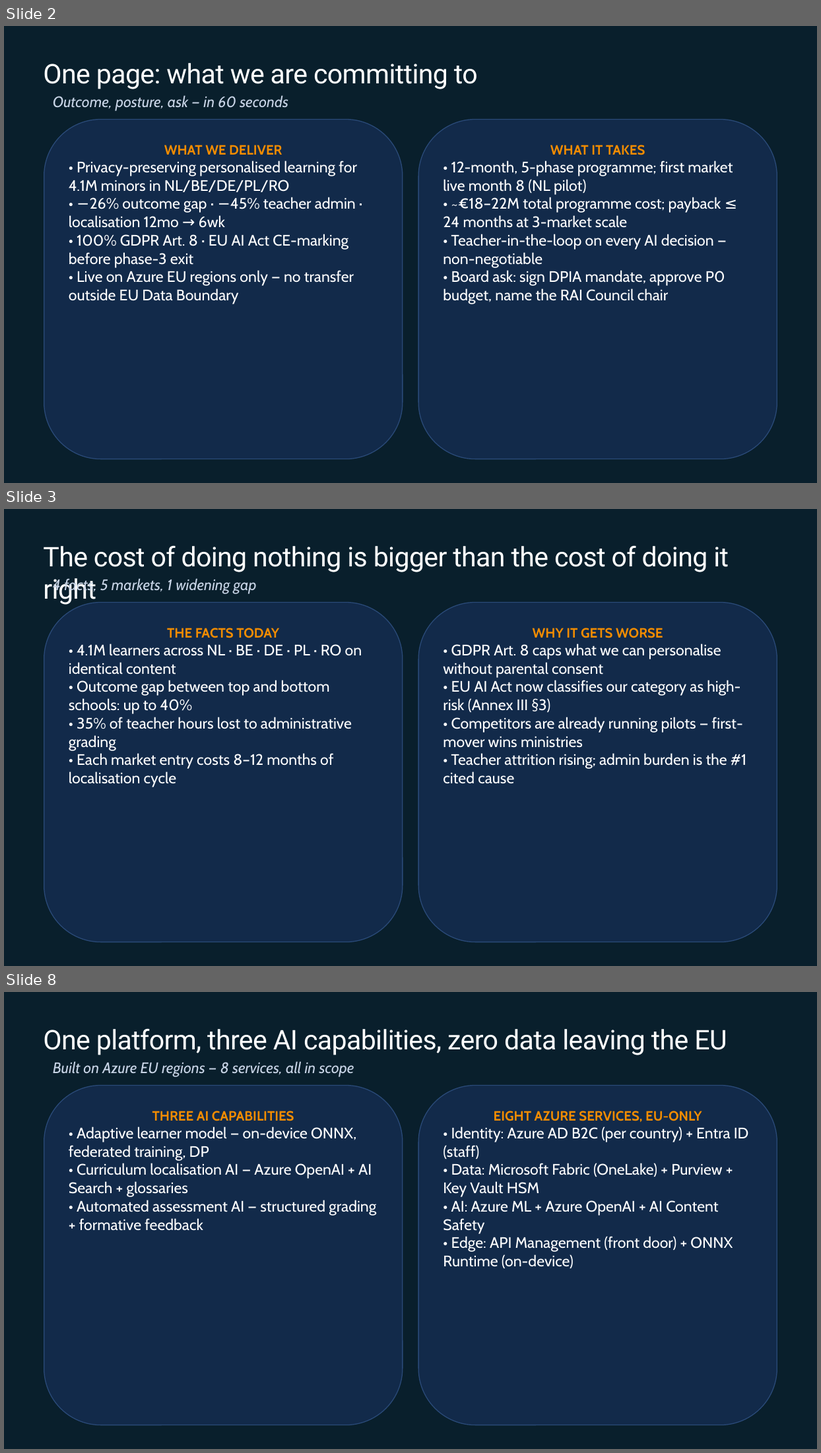
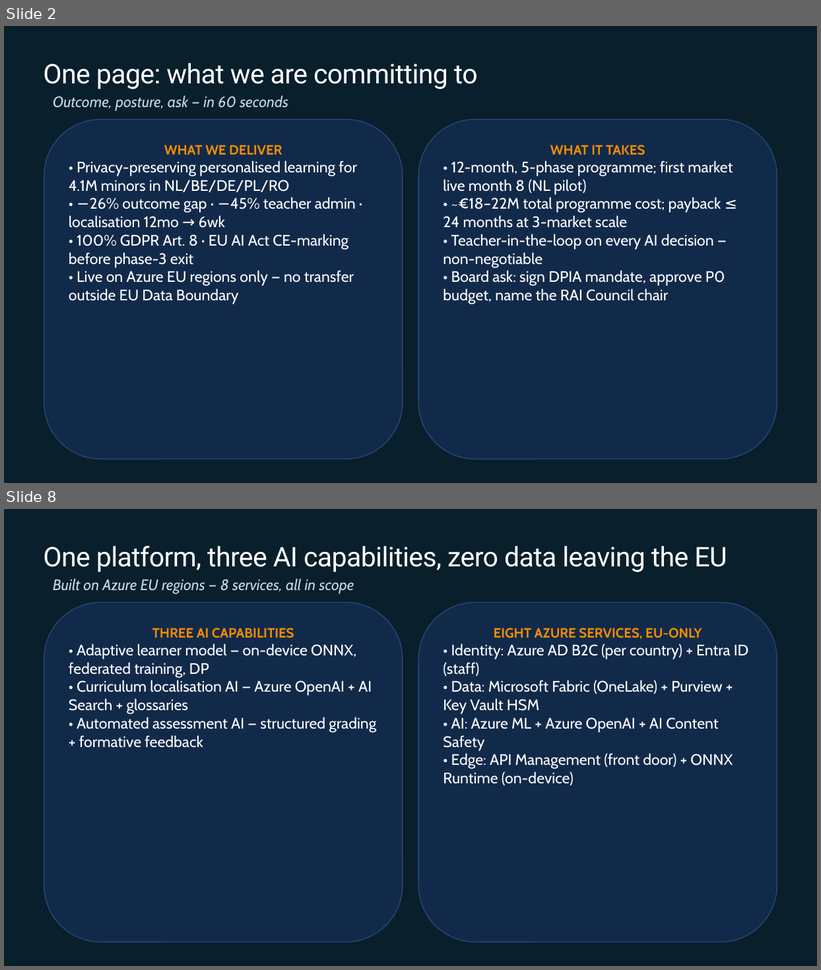
Before and after one commit to EtienneSIG/AMA_Project, a slide deck: Restitution01/build/LearnEU-CXO-Restitution.pptx. Shown one above the other, each under a label of ours: slides 2, 3 and 8 before the commit, slides 2 and 8 after it; the slides between them are not shown. The pictures are 821x1453 and 821x970 pixels, drawn with LibreOffice and Linux fonts; fonts in the diff are those of the drawing; background and template pictures are left out. Boxes give left, top, right and bottom in pixels: in the first picture for what was removed or moved away, otherwise in the second. Text is boxed around its words. In the diff, an @@ line names an element or a change of style, - is before the commit and + after.

```diff
--- a/Restitution01/build/LearnEU-CXO-Restitution.pptx
+++ b/Restitution01/build/LearnEU-CXO-Restitution.pptx
@@ slide 3 removed at (x1=4, y1=509, x2=817, y2=966), background #091F2C @@
@@ title removed at (x1=43, y1=545, x2=729, y2=572) @@
-The cost of doing nothing is bigger than the cost of doing it right
@@ text removed at (x1=53, y1=577, x2=257, y2=594) @@
-4 facts, 5 markets, 1 widening gap
@@ rounded rectangle removed at (x1=44, y1=602, x2=403, y2=943) @@
-THE FACTS TODAY
-• 4.1M learners across NL · BE · DE · PL · RO on identical content
-• Outcome gap between top and bottom schools: up to 40%
-• 35% of teacher hours lost to administrative grading
-• Each market entry costs 8–12 months of localisation cycle
@@ rounded rectangle removed at (x1=418, y1=602, x2=778, y2=943) @@
-WHY IT GETS WORSE
-• GDPR Art. 8 caps what we can personalise without parental consent
-• EU AI Act now classifies our category as high-risk (Annex III §3)
-• Competitors are already running pilots — first-mover wins ministries
-• Teacher attrition rising; admin burden is the #1 cited cause
```
Also in this commit, not shown: 3 slides changed, 4 slides added, 3 other slides removed, 28 other files.
